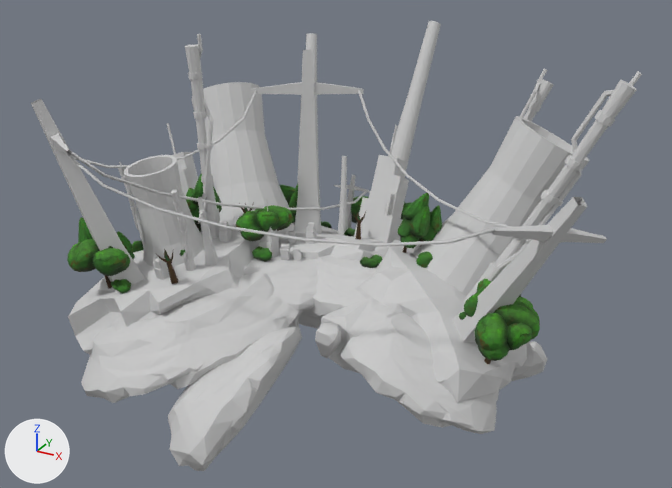
Before and after pictures for a commit that changed the FBX model ODSGameJam_LS/Assets/01_GAME/RAW/Island_4.FBX.
One viewpoint serves both versions: a 50 mm camera at (10.52, -17.57, 19.05) aimed at (0.22, 1.17, 9.68). Every picture has the same lights, and +X, +Y and +Z are marked at lower left. Where no turn or scale is listed for an object, it has been applied to the vertices.

In view in the first picture: 'Island4', 'Island4_Bad_Factory', 'Island4_Trees'.
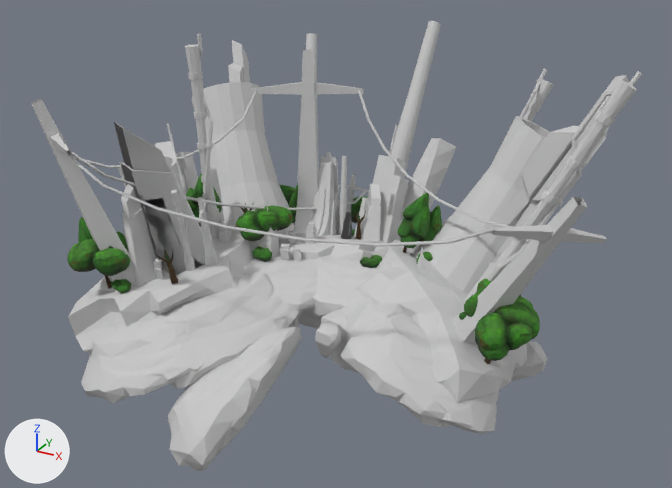
Patch to the scene script:
```diff
--- a/ODSGameJam_LS/Assets/01_GAME/RAW/Island_4.FBX.py
+++ b/ODSGameJam_LS/Assets/01_GAME/RAW/Island_4.FBX.py
@@ mat_08___default @@
+mat_08___default = principled_material('08 - Default')
+mat_08___default.base_color = (0.588, 0.588, 0.588)  # light grey #cacaca
+mat_08___default.roughness = 0.859
@@ me_mesh_003 @@
+me_mesh_003.from_pydata(...)  # 1344 vertices, 2174 faces; spans x -5.33..6.51, y -2.25..5.53, z 8.06..14.25
+me_mesh_003.materials.append(mat_08___default)  # its picture is missing
@@ ob_island4_modern_factory @@
+ob_island4_modern_factory = bpy.data.objects.new('Island4_Modern_Factory', me_mesh_003)
+ob_island4_modern_factory.location = (0.0, 0.0, 0.0)
```

Boxes [x1, y1, x2, y2] around the edits, measured in the pictures (672 x 488 px):
'Island4_Modern_Factory', added: after [114, 40, 629, 305]
